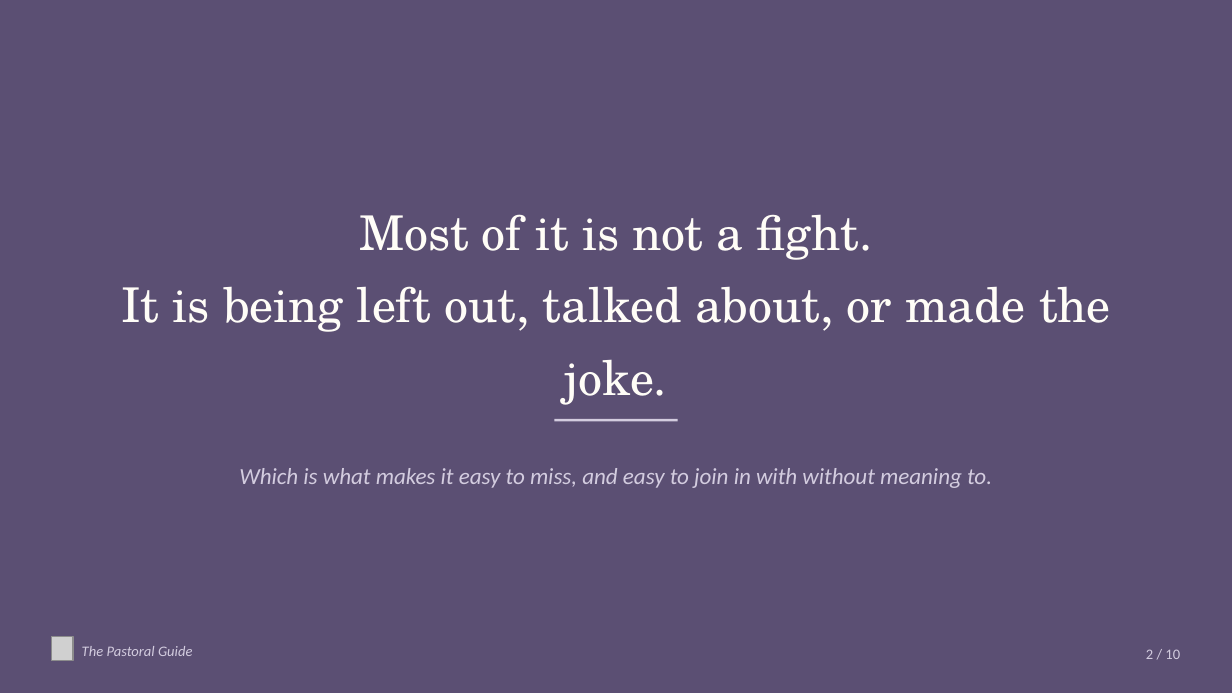
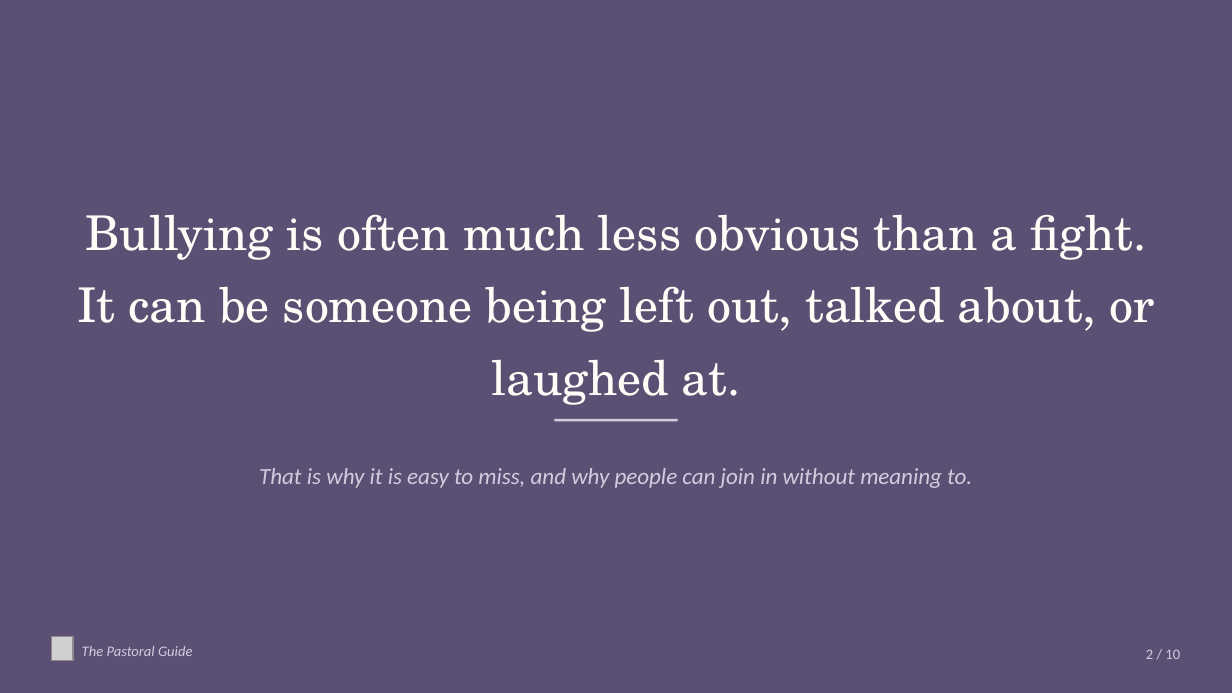
Before and after one commit to thepastoralguide/thepastoralguide.github.io, a slide deck: slide 2 of assemblies-and-events/anti-bullying-week/downloads/Anti_Bullying_Week.pptx. Drawn at 1232x693 pixels with LibreOffice and Linux fonts; fonts in the diff are those of the drawing; grey boxes stand for pictures. Boxes give left, top, right and bottom in pixels: in the first picture for what was removed or moved away, otherwise in the second. Text is boxed around its words. In the diff, an @@ line names an element or a change of style, - is before the commit and + after.

Commit message:
Fix wording in Anti-Bullying Week deck, pack, page and cards

```diff
--- a/assemblies-and-events/anti-bullying-week/downloads/Anti_Bullying_Week.pptx
+++ b/assemblies-and-events/anti-bullying-week/downloads/Anti_Bullying_Week.pptx
@@ text at (x1=77, y1=214, x2=1154, y2=332): text changed @@
-Most of it is not a fight.
-It is being left out, talked about, or made the joke.
+Bullying is often much less obvious than a fight.
+It can be someone being left out, talked about, or laughed at.
@@ text at (x1=259, y1=468, x2=972, y2=488): text changed @@
-Which is what makes it easy to miss, and easy to join in with without meaning to.
+That is why it is easy to miss, and why people can join in without meaning to.
```
Also in this commit, not shown: 7 other slides changed, 10 other files.
